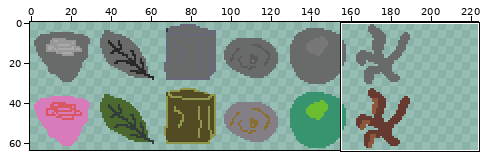
A pixel-art file gets an edit: resources/sprites/sheet_small.aseprite. Above, an overview of the earlier version with the close-up marked.
Close-up. Before the commit:
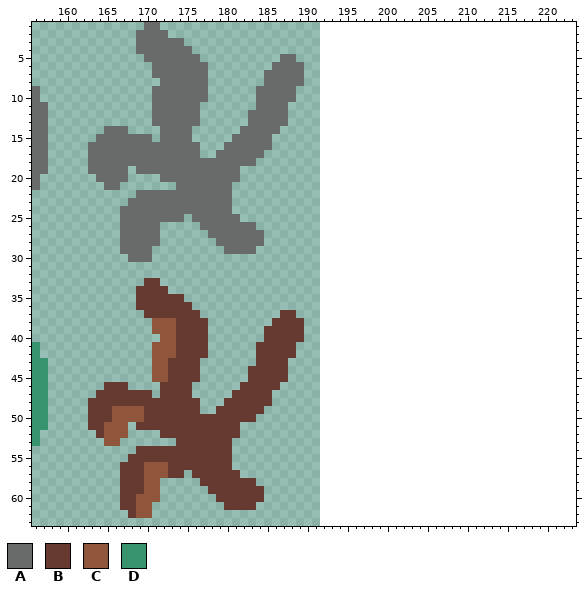
192x64 pixels, 1 frame. Colours within 5 levels of each other are drawn and written as one. Shown: x 156..223, y 1..63. The old version is drawn lined up with the new one, on the new canvas. The commit also changed other parts of the picture, which this record leaves out.
Palette (. is transparent): A #696a6a  B #663931  C #8f563b  D #37946e
The result:
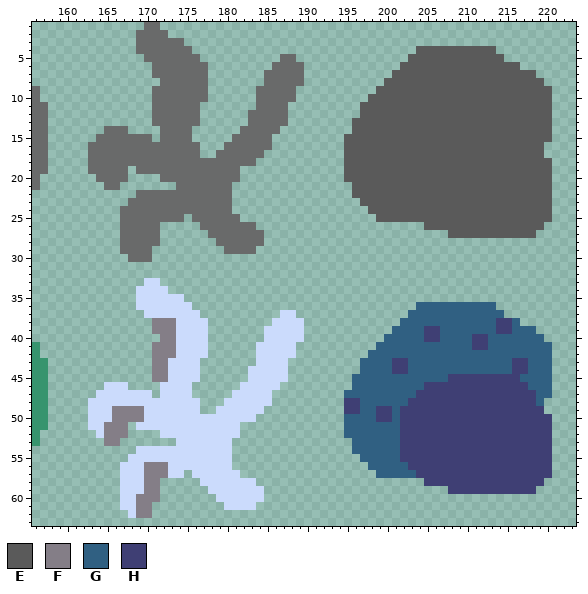
Colours new in this view: E #5a5a5a  F #847e87  G #306082  H #3f3f74
From old to new:
canvas 192x64 -> 224x64
colour B: #663931 -> #cbdbfc
y 4: x 204..213 .......... -> EEEEEEEEEE
y 5: x 203..214 ............ -> EEEEEEEEEEEE
y 6: x 202..216 ............... -> EEEEEEEEEEEEEEE
y 7: x 201..218 .................. -> EEEEEEEEEEEEEEEEEE
y 8: x 200..219 .................... -> EEEEEEEEEEEEEEEEEEEE
y 9: x 199..220 ...................... -> EEEEEEEEEEEEEEEEEEEEEE
y 10: x 198..220 ....................... -> EEEEEEEEEEEEEEEEEEEEEEE
y 11..12: x 197..220 ........................ -> EEEEEEEEEEEEEEEEEEEEEEEE
y 13..14: x 196..220 ......................... -> EEEEEEEEEEEEEEEEEEEEEEEEE
y 15: x 195..220 .......................... -> EEEEEEEEEEEEEEEEEEEEEEEEEE
y 16..17: x 195..219 ......................... -> EEEEEEEEEEEEEEEEEEEEEEEEE
y 18..20: x 195..220 .......................... -> EEEEEEEEEEEEEEEEEEEEEEEEEE
y 21..22: x 196..220 ......................... -> EEEEEEEEEEEEEEEEEEEEEEEEE
y 23: x 197..220 ........................ -> EEEEEEEEEEEEEEEEEEEEEEEE
y 24: x 198..220 ....................... -> EEEEEEEEEEEEEEEEEEEEEEE
y 25: x 199..220 ...................... -> EEEEEEEEEEEEEEEEEEEEEE
y 26: x 205..219 ............... -> EEEEEEEEEEEEEEE
y 27: x 208..218 ........... -> EEEEEEEEEEE
y 36: x 204..213 .......... -> GGGGGGGGGG
y 37: x 203..214 ............ -> GGGGGGGGGGGG
y 38: x 171..173 CCC -> FFF; x 202..216 ............... -> GGGGGGGGGGGGHHG
y 39: x 171..173 CCC -> FFF; x 201..218 .................. -> GGGGHHGGGGGGGHHGGG
y 40: x 172..173 CC -> FF; x 200..219 .................... -> GGGGGHHGGGGHHGGGGGGG
y 41: x 171..173 CCC -> FFF; x 199..220 ...................... -> GGGGGGGGGGGGHHGGGGGGGG
y 42: x 171..173 CCC -> FFF; x 198..220 ....................... -> GGGGGGGGGGGGGGGGGGGGGGG
y 43..44: x 171..172 CC -> FF; x 197..220 ........................ -> GGGGHHGGGGGGGGGGGGGHHGGG
y 45: x 171..172 CC -> FF; x 196..220 ......................... -> GGGGGGGGGGGGHHHHHHHHHGGGG
y 46: x 196..220 ......................... -> GGGGGGGGGHHHHHHHHHHHHHGGG
y 47: x 195..220 .......................... -> GGGGGGGGGHHHHHHHHHHHHHHHGG
y 48: x 195..219 ......................... -> HHGGGGGGHHHHHHHHHHHHHHHHG
y 49: x 166..169 CCCC -> FFFF; x 195..219 ......................... -> HHGGHHGHHHHHHHHHHHHHHHHHH
y 50: x 166..169 CCCC -> FFFF; x 195..220 .......................... -> GGGGHHGHHHHHHHHHHHHHHHHHHH
y 51..52: x 165..167 CCC -> FFF; x 195..220 .......................... -> GGGGGGGHHHHHHHHHHHHHHHHHHH
y 53: x 165..166 CC -> FF; x 196..220 ......................... -> GGGGGGHHHHHHHHHHHHHHHHHHH
y 54: x 196..220 ......................... -> GGGGGGHHHHHHHHHHHHHHHHHHH
y 55: x 197..220 ........................ -> GGGGGHHHHHHHHHHHHHHHHHHH
y 56: x 170..172 CCC -> FFF; x 198..220 ....................... -> GGGGGHHHHHHHHHHHHHHHHHH
y 57: x 170..172 CCC -> FFF; x 199..220 ...................... -> GGGGGHHHHHHHHHHHHHHHHH
y 58: x 170..171 CC -> FF; x 205..219 ............... -> HHHHHHHHHHHHHHH
y 59: x 170..171 CC -> FF; x 208..218 ........... -> HHHHHHHHHHH
y 60: x 169..171 CCC -> FFF
y 61..62: x 169..170 CC -> FF
Changed places in both close-ups, as pixel boxes (x1, y1, x2, y2):
added: (344, 46, 552, 238)
changed: (88, 278, 304, 518)
added: (344, 302, 552, 494)
